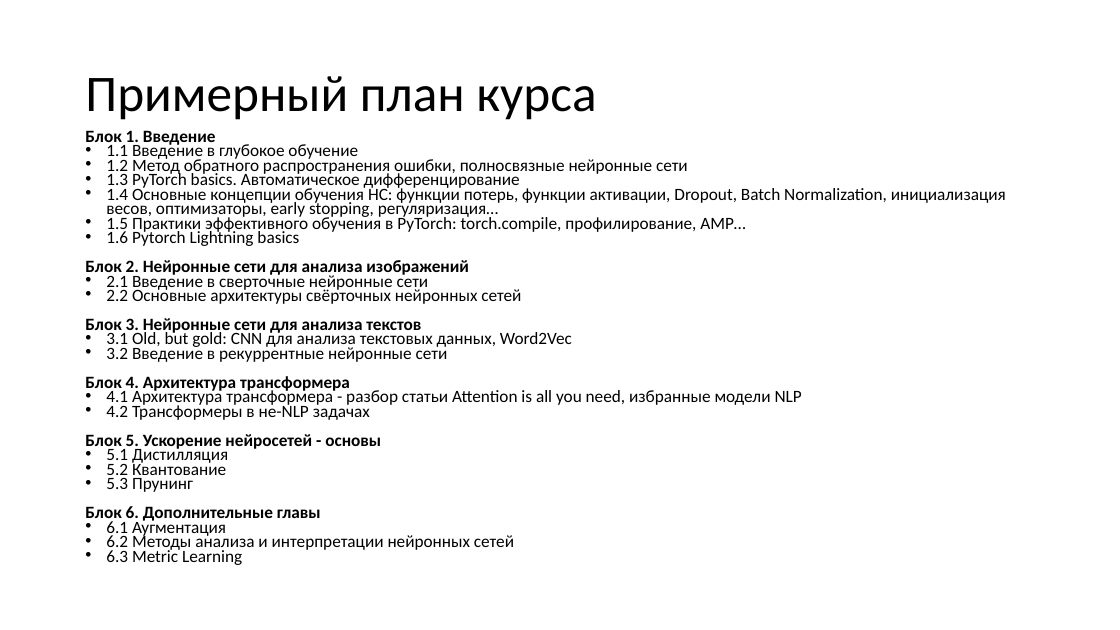
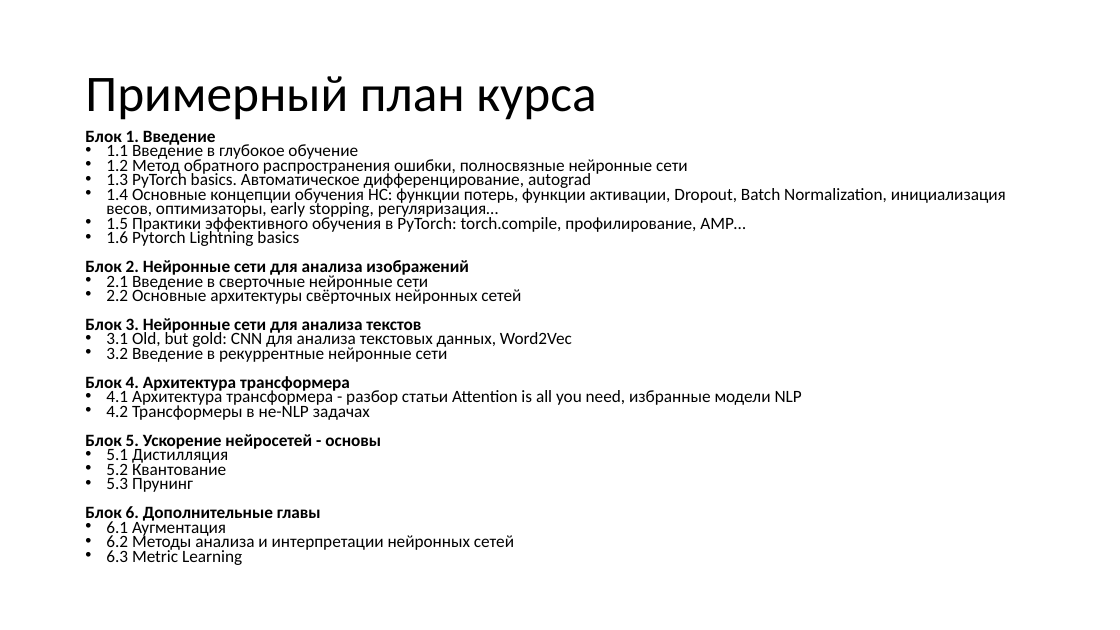
Before and after one commit to pacifikus/itmo_dl_course, a slide deck: slide 2 of Lecture 01/Занятие 1.pptx. Drawn at 1120x630 pixels with LibreOffice and Linux fonts; fonts in the diff are those of the drawing. Boxes give left, top, right and bottom in pixels: in the first picture for what was removed or moved away, otherwise in the second. Text is boxed around its words. In the diff, an @@ line names an element or a change of style, - is before the commit and + after.

Commit message:
Add lectures 1-2

```diff
--- a/Lecture 01/Занятие 1.pptx
+++ b/Lecture 01/Занятие 1.pptx
@@ text at (106,171,591,190): text changed @@
-• 1.3 PyTorch basics. Автоматическое дифференцирование
+• 1.3 PyTorch basics. Автоматическое дифференцирование, autograd
```
Also in this commit, not shown: 27 other files.
